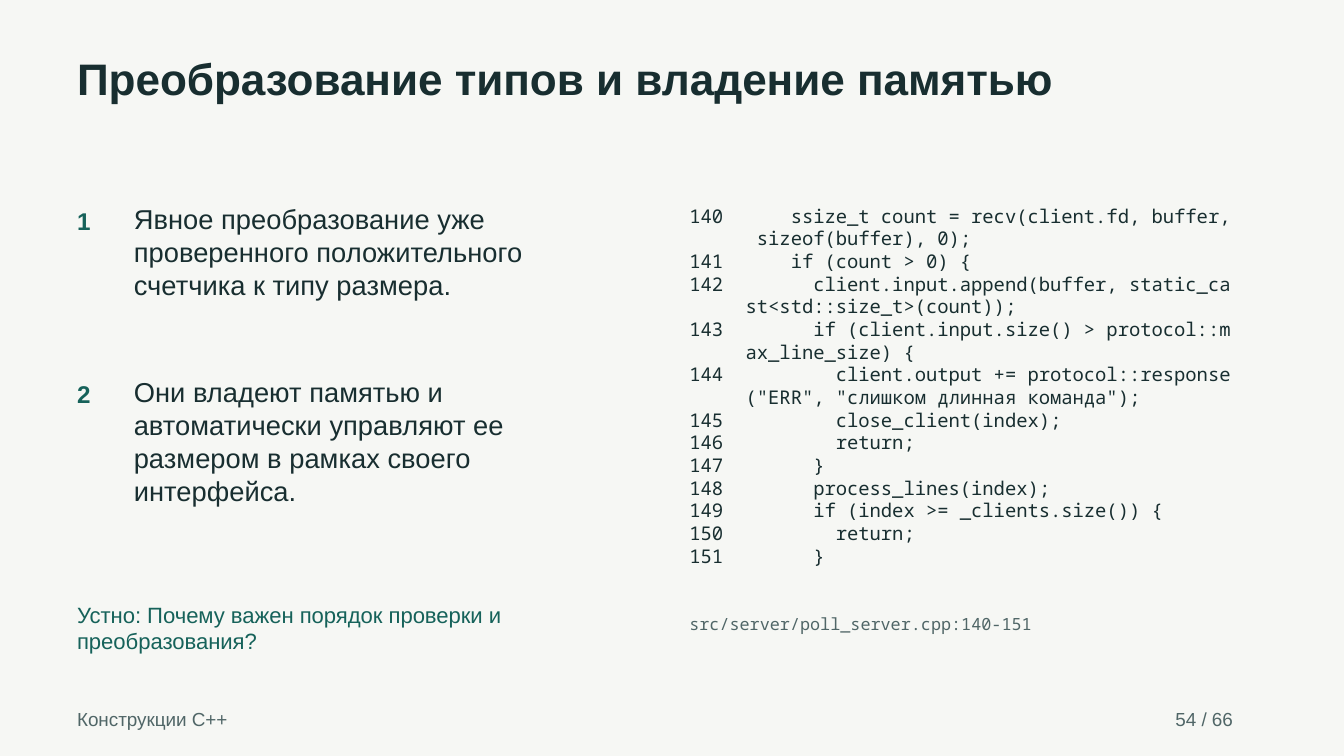
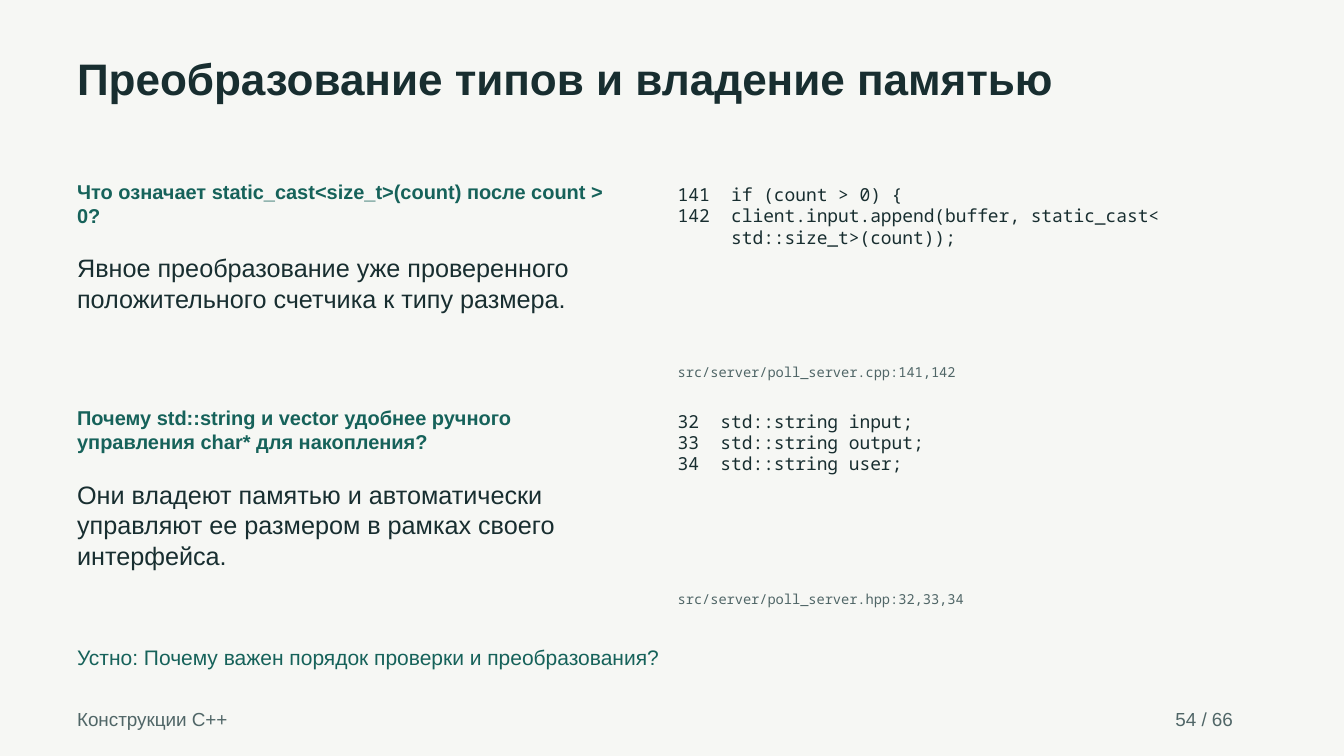
Before and after one commit to AlexUner/alexey-tcp-defense, a slide deck: slide 54 of presentation.pptx. Drawn at 1344x756 pixels with LibreOffice and Linux fonts; fonts in the diff are those of the drawing. Boxes give left, top, right and bottom in pixels: in the first picture for what was removed or moved away, otherwise in the second. Text is boxed around its words. In the diff, an @@ line names an element or a change of style, - is before the commit and + after.

```diff
--- a/presentation.pptx
+++ b/presentation.pptx
@@ text added at [77,184,585,223], 14.2 pt, text #16625A, bold @@
+Что означает static_cast<size_t>(count) после count > 0?
@@ text added at [678,187,1159,247], 12.8 pt, text #182E30 @@
+141 if (count > 0) {
+142 client.input.append(buffer, static_cast<
+std::size_t>(count));
@@ text removed at [689,208,1231,543] @@
-140 ssize_t count = recv(client.fd, buffer,
-sizeof(buffer), 0);
-141 if (count > 0) {
-142 client.input.append(buffer, static_ca
-st<std::size_t>(count));
-143 if (client.input.size() > protocol::m
-ax_line_size) {
-144 client.output += protocol::response
-("ERR", "слишком длинная команда");
-145 close_client(index);
-146 return;
-147 }
-148 process_lines(index);
-149 if (index >= _clients.size()) {
-150 return;
-151 }
@@ text removed at [77,213,90,230] @@
-1
@@ text "Явное преобразование уже проверенного положительного ...": place and size @@
-text "Явное преобразование уже проверенного положительного ..." at [134,209,522,300]
+text "Явное преобразование уже проверенного положительного ..." at [77,258,568,313]
@@ text "Явное преобразование уже проверенного положительного ..." at [77,258,568,313]: size 19.5 to 18 pt @@
@@ text removed at [77,386,90,403] @@
-2
@@ text added at [678,366,956,381], 9.8 pt, text #506667 @@
+src/server/poll_server.cpp:141,142
@@ text added at [77,410,511,453], 14.2 pt, text #16625A, bold @@
+Почему std::string и vector удобнее ручного управления char* для накопления?
@@ text added at [678,414,924,475], 12.8 pt, text #182E30 @@
+32 std::string input;
+33 std::string output;
+34 std::string user;
@@ text "Они владеют памятью и автоматически ..." at [77,486,554,570]: size 19.5 to 18 pt @@
@@ text "Они владеют памятью и автоматически ...": place and size @@
-text "Они владеют памятью и автоматически ..." at [134,383,503,506]
+text "Они владеют памятью и автоматически ..." at [77,486,554,570]
@@ text at [678,593,964,608]: text changed; size 12 to 9.8 pt @@
-src/server/poll_server.cpp:140-151
+src/server/poll_server.hpp:32,33,34
@@ text "Устно: Почему важен порядок проверки ...": place and size @@
-text "Устно: Почему важен порядок проверки ..." at [77,607,501,654]
+text "Устно: Почему важен порядок проверки ..." at [77,649,658,669]
@@ text "Устно: Почему важен порядок проверки ..." at [77,649,658,669]: size 15.8 to 15 pt @@
```
Also in this commit, not shown: 54 other slides changed, 9 slides added, 9 slides removed, 2 other files.
